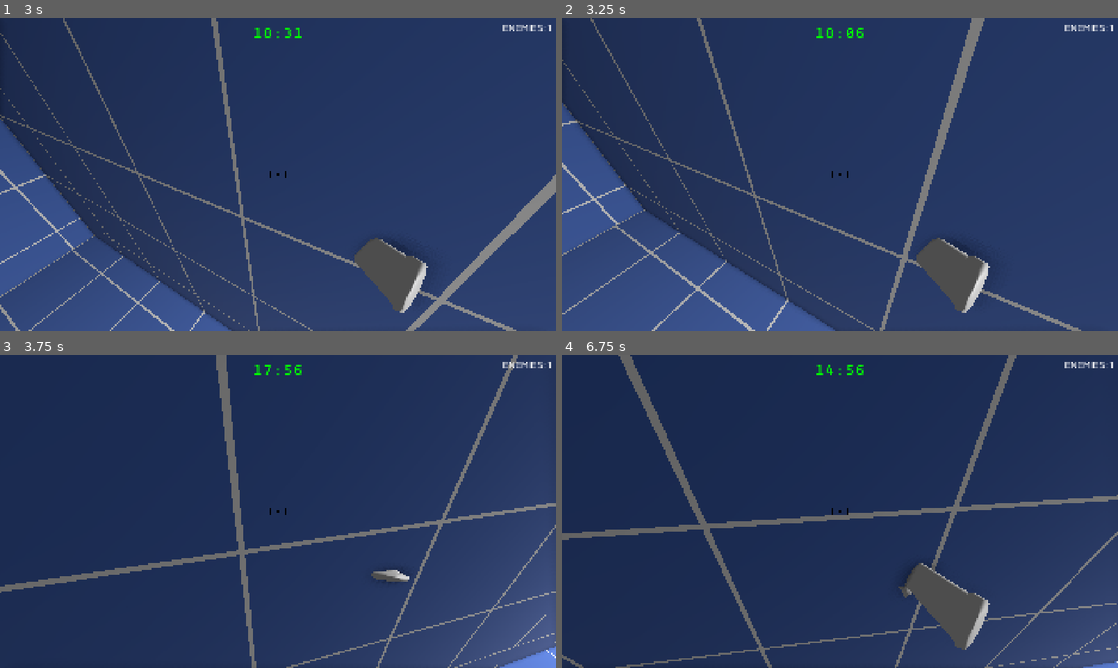
Above: before the commit, frames 1-4 (two rows, left to right).
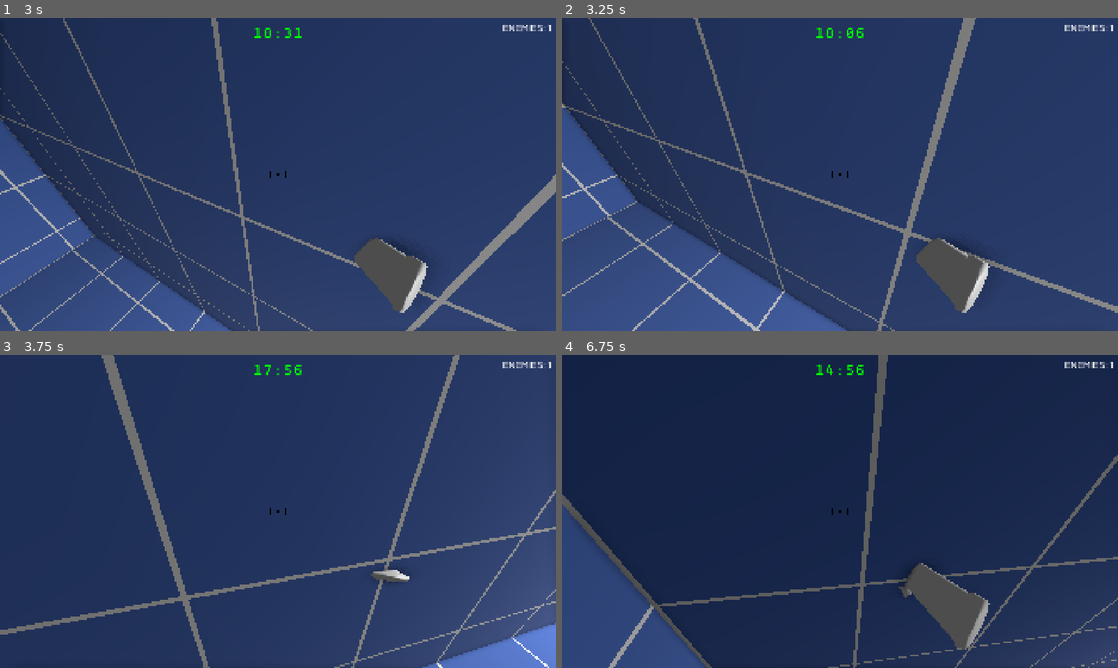
Above: after the commit, the same moments.

Repository: INV-matt/cln-jam-2026
Game: Godot game, scene res://Common/main.tscn
Same seed, same stepped clock (60 frames per second), same inputs: the game is played once before the commit and once after it.
Inputs (mouse positions are in pixels of both pictures, inside the frame that each line leads up to):
- Up to frame 1 (3 s): click "Select Level" at 0.5 s; click "Level 1" at 1.25 s; move the mouse to (305, 174) at 2.02 s; hold 2 (select_gun) 2.03-2.78 s; hold W (move_forward) from 2.03 s (still down); tap Space (jump) at 2.27 s; move the mouse to (250, 174) at 2.77 s; tap 1 (select_knife) at 2.85 s
- Up to frame 2 (3.25 s): keep holding W (move_forward); tap Space (jump) at 3.02 s
- Up to frame 3 (3.75 s): keep holding W (move_forward); move the mouse to (289, 505) at 3.52 s; press the mouse at (289, 505) at 3.53 s
- Up to frame 4 (6.75 s): keep holding W (move_forward); move the mouse to (834, 517) at 4.27 s; release the mouse at (834, 517) at 4.28 s; tap Shift (sprint) at 4.35 s; tap Space (jump) at 4.52, 5.27, 6.02 s; move the mouse to (878, 514) at 5.02 s; hold Q (toggle_weapon) 5.03-5.78 s; move the mouse to (795, 508) at 5.77 s; tap 2 (select_gun) at 5.85 s; move the mouse to (845, 511) at 6.52 s; hold 1 (select_knife) from 6.53 s (still down)

Frame 1 is identical in both runs. In frame 2, 7.3% of the frame differs, in the area x 0-100%, y 0-100%; in frame 3, 9.2%; in frame 4, 14%.

Commit message:
Modified lvl 03

Diff:
--- a/Levels/level_03.tscn
+++ b/Levels/level_03.tscn
@@ -9,17 +9,47 @@
 [ext_resource type="Shader" uid="uid://b50s4ge3tyscn" path="res://Levels/Gardens/garden0_base_plane.gdshader" id="6_5wetp"]
 [ext_resource type="PackedScene" uid="uid://dc4ednytd0whv" path="res://Weapons/bullet_pickup.tscn" id="7_p0x8g"]
 
-[sub_resource type="ShaderMaterial" id="ShaderMaterial_i7vav"]
-render_priority = 0
-shader = ExtResource("6_5wetp")
-shader_parameter/color = Color(0.91954255, 0.9195426, 0.91954255, 1)
-shader_parameter/grid_color = Color(0, 0, 0, 1)
-shader_parameter/grid_width = 0.05
-shader_parameter/grid_dim = 2.0
-shader_parameter/dimensions = Vector3(30, 50, 1)
+[sub_resource type="ShaderMaterial" id="ShaderMaterial_6wdal"]
+render_priority = 0
+shader = ExtResource("6_5wetp")
+shader_parameter/color = Color(0.30588236, 0.4509804, 0.79607844, 1)
+shader_parameter/grid_color = Color(1, 1, 1, 1)
+shader_parameter/grid_width = 0.05
+shader_parameter/grid_dim = 2.0
+shader_parameter/dimensions = Vector3(60, 40, 1)
+
+[sub_resource type="ShaderMaterial" id="ShaderMaterial_hj3xb"]
+render_priority = 0
+shader = ExtResource("6_5wetp")
+shader_parameter/color = Color(0.30588236, 0.4509804, 0.79607844, 1)
+shader_parameter/grid_color = Color(1, 1, 1, 1)
+shader_parameter/grid_width = 0.05
+shader_parameter/grid_dim = 2.0
+shader_parameter/dimensions = Vector3(24, 40, 1)
+
+[sub_resource type="ShaderMaterial" id="ShaderMaterial_armlc"]
+render_priority = 0
+shader = ExtResource("6_5wetp")
+shader_parameter/color = Color(0.30588236, 0.4509804, 0.79607844, 1)
+shader_parameter/grid_color = Color(1, 1, 1, 1)
+shader_parameter/grid_width = 0.05
+shader_parameter/grid_dim = 2.0
+shader_parameter/dimensions = Vector3(60, 24, 1)
+
+[sub_resource type="ShaderMaterial" id="ShaderMaterial_p0x8g"]
+render_priority = 0
+shader = ExtResource("6_5wetp")
+shader_parameter/color = Color(0.30588236, 0.4509804, 0.79607844, 1)
+shader_parameter/grid_color = Color(1, 1, 1, 1)
+shader_parameter/grid_width = 0.05
+shader_parameter/grid_dim = 2.0
+shader_parameter/dimensions = Vector3(60, 24, 1)
 
 [sub_resource type="StandardMaterial3D" id="StandardMaterial3D_gff3n"]
-albedo_color = Color(0.30588236, 0.4509804, 0.79607844, 1)
+albedo_color = Color(0.80801755, 0.5190456, 0.37639648, 1)
+
+[sub_resource type="StandardMaterial3D" id="StandardMaterial3D_6mfy8"]
+albedo_color = Color(0.45, 0.198, 0.29040003, 1)
 
 [node name="BaseLevel" type="Node3D" unique_id=565035297 node_paths=PackedStringArray("PlayerSpawnPosition", "EndLevelZone")]
 process_mode = 1
@@ -38,13 +68,13 @@
 unique_name_in_owner = true
 
 [node name="ShootingEnemy" parent="EnemyContainer" unique_id=395718396 instance=ExtResource("3_i7vav")]
-transform = Transform3D(1, 0, 0, 0, 1, 0, 0, 0, 1, 12, 0, 42)
+transform = Transform3D(1, 0, 0, 0, 1, 0, 0, 0, 1, 9, 10, 46)
 
 [node name="ShootingEnemy2" parent="EnemyContainer" unique_id=1612585600 instance=ExtResource("3_i7vav")]
-transform = Transform3D(1, 0, 0, 0, 1, 0, 0, 0, 1, -12, 0, 42)
+transform = Transform3D(1, 0, 0, 0, 1, 0, 0, 0, 1, -12, 5, 41)
 
 [node name="Enemy" parent="EnemyContainer" unique_id=1352805964 instance=ExtResource("4_i7vav")]
-transform = Transform3D(-1, 0, -8.742278e-08, 0, 1, 0, 8.742278e-08, 0, -1, 0, 0, 55)
+transform = Transform3D(-1, 0, -8.742278e-08, 0, 1, 0, 8.742278e-08, 0, -1, -16, 10, 23)
 
 [node name="EndLevelZone" parent="." unique_id=96569969 instance=ExtResource("3_f3lte")]
 unique_name_in_owner = true
@@ -54,103 +84,124 @@
 unique_name_in_owner = true
 
 [node name="Level" type="CSGCombiner3D" parent="LevelContainer" unique_id=1181569069]
-visible = false
-material_override = SubResource("ShaderMaterial_i7vav")
 use_collision = true
+
+[node name="CSGBox3D2" type="CSGBox3D" parent="LevelContainer/Level" unique_id=1524148254]
+transform = Transform3D(1, 0, 0, 0, 1, 0, 0, 0, 1, 0, 0, 27)
+size = Vector3(40, 0.1, 60)
+material = SubResource("ShaderMaterial_6wdal")
+
+[node name="CSGBox3D5" type="CSGBox3D" parent="LevelContainer/Level" unique_id=1663949859]
+transform = Transform3D(1, 0, 0, 0, -4.371139e-08, -1, 0, 1, -4.371139e-08, 0, 12, -3)
+size = Vector3(40, 0.1, 24)
+material = SubResource("ShaderMaterial_hj3xb")
+
+[node name="CSGBox3D4" type="CSGBox3D" parent="LevelContainer/Level" unique_id=962243904]
+transform = Transform3D(-4.371139e-08, -1, 0, 1, -4.371139e-08, 0, 0, 0, 1, 20, 12, 27)
+size = Vector3(24, 0.1, 60)
+material = SubResource("ShaderMaterial_armlc")
+
+[node name="CSGBox3D3" type="CSGBox3D" parent="LevelContainer/Level" unique_id=1744144013]
+transform = Transform3D(-4.371139e-08, 1, 0, -1, -4.371139e-08, 0, 0, 0, 1, -20, 12, 27)
+size = Vector3(24, 0.1, 60)
+material = SubResource("ShaderMaterial_p0x8g")
 
 [node name="Platforms" type="CSGCombiner3D" parent="LevelContainer" unique_id=1136842683]
 material_override = SubResource("StandardMaterial3D_gff3n")
 use_collision = true
 
-[node name="CSGBox3D2" type="CSGBox3D" parent="LevelContainer/Platforms" unique_id=1524148254]
-transform = Transform3D(1, 0, 0, 0, 1, 0, 0, 0, 1, 0, 0, 27)
-size = Vector3(40, 0.1, 60)
+[node name="CSGBox3D" type="CSGBox3D" parent="LevelContainer/Platforms" unique_id=63278759]
+transform = Transform3D(1, 0, 0, 0, 0.8660254, 0.5, 0, -0.5, 0.8660254, 6.5, 2.707, 7.493)
+size = Vector3(3, 0.2, 11.170898)
+
+[node name="CSGBox3D3" type="CSGBox3D" parent="LevelContainer/Platforms/CSGBox3D" unique_id=534452777]
+transform = Transform3D(1, 0, 0, 0, 0.8660254, -0.5, 0, 0.5, 0.8660254, 0, -0.15167856, 6.8487144)
+operation = 2
+size = Vector3(3, 1, 3)
+
+[node name="CSGBox3D2" type="CSGBox3D" parent="LevelContainer/Platforms" unique_id=495425142]
+transform = Transform3D(1, 0, 0, 0, 1, 0, 0, 0, 1, 3, 2.5, 13.5)
+size = Vector3(10, 6, 3)
+
+[node name="CSGBox3D3" type="CSGBox3D" parent="LevelContainer/Platforms/CSGBox3D2" unique_id=169448649]
+transform = Transform3D(1, 0, 0, 0, 0.8660254, 0.5, 0, -0.5, 0.8660254, 3.5, 2.853, -1.662)
+operation = 2
+size = Vector3(3, 0.2, 1)
+
+[node name="CSGBox3D3" type="CSGBox3D" parent="LevelContainer/Platforms" unique_id=1592121550]
+transform = Transform3D(1, 0, 0, 0, 1, 0, 0, 0, 1, -1, 7, 22.5)
+size = Vector3(2, 0.2, 9)
+
+[node name="CSGBox3D5" type="CSGBox3D" parent="LevelContainer/Platforms" unique_id=1589402784]
+transform = Transform3D(1, 0, 0, 0, 1, 0, 0, 0, 1, 13, 6.5, 17.5)
+size = Vector3(4, 0.2, 5)
+
+[node name="CSGBox3D9" type="CSGBox3D" parent="LevelContainer/Platforms" unique_id=1270921053]
+transform = Transform3D(-4.371139e-08, 0, 1, 0, 1, 0, -1, 0, -4.371139e-08, 18, 8.25, 16)
+size = Vector3(2, 0.2, 4)
+
+[node name="CSGBox3D6" type="CSGBox3D" parent="LevelContainer/Platforms" unique_id=1805897338]
+transform = Transform3D(1, 0, 0, 0, 1, 0, 0, 0, 1, 17, 8, 27)
+size = Vector3(2, 0.2, 4)
+
+[node name="CSGBox3D10" type="CSGBox3D" parent="LevelContainer/Platforms/CSGBox3D6" unique_id=717662862]
+transform = Transform3D(1, 0, 0, 0, 1, 0, 0, 0, 1, 0, -4.021094, 0)
+size = Vector3(0.4, 8, 0.4)
+
+[node name="CSGBox3D10" type="CSGBox3D" parent="LevelContainer/Platforms" unique_id=2126777368]
+transform = Transform3D(1, 0, 0, 0, 1, 0, 0, 0, 1, 16, 9, 35)
+size = Vector3(2, 0.2, 4)
+
+[node name="CSGBox3D10" type="CSGBox3D" parent="LevelContainer/Platforms/CSGBox3D10" unique_id=983171168]
+transform = Transform3D(1, 0, 0, 0, 1, 0, 0, 0, 1, 0, -4.521094, 0)
+size = Vector3(0.4, 9, 0.4)
+
+[node name="CSGBox3D4" type="CSGBox3D" parent="LevelContainer/Platforms" unique_id=1224441595]
+transform = Transform3D(-4.371139e-08, 0, -1, 0, 1, 0, 1, 0, -4.371139e-08, -5, 7, 26)
+size = Vector3(2, 0.2, 6)
+
+[node name="CSGBox3D7" type="CSGBox3D" parent="LevelContainer/Platforms" unique_id=158516360]
+transform = Transform3D(-4.371139e-08, 0, -1, 0, 1, 0, 1, 0, -4.371139e-08, -13, 8, 26)
+size = Vector3(2, 0.2, 4)
+
+[node name="CSGBox3D8" type="CSGBox3D" parent="LevelContainer/Platforms" unique_id=1510827467]
+transform = Transform3D(-4.371139e-08, 0, -1, 0, 1, 0, 1, 0, -4.371139e-08, -18.5, 9, 26)
+size = Vector3(2, 0.2, 3)
 
 [node name="Walls" type="CSGCombiner3D" parent="LevelContainer" unique_id=1280136303]
+material_override = SubResource("StandardMaterial3D_6mfy8")
 use_collision = true
 
-[node name="CSGCylinder3D" type="CSGCylinder3D" parent="LevelContainer/Walls" unique_id=1720009953]
-transform = Transform3D(1, 0, 0, 0, 1, 0, 0, 0, 1, 2.5, 3, 12)
-height = 6.0
-sides = 24
-
-[node name="CSGCylinder3D2" type="CSGCylinder3D" parent="LevelContainer/Walls" unique_id=1962790635]
-transform = Transform3D(1, 0, 0, 0, 1, 0, 0, 0, 1, -2.5, 3, 12)
-height = 6.0
-sides = 24
-
-[node name="CSGCylinder3D5" type="CSGCylinder3D" parent="LevelContainer/Walls" unique_id=447823517]
-transform = Transform3D(1, 0, 0, 0, 1, 0, 0, 0, 1, 2.5, 3, 25)
-height = 6.0
-sides = 24
-
-[node name="CSGCylinder3D6" type="CSGCylinder3D" parent="LevelContainer/Walls" unique_id=178433180]
-transform = Transform3D(1, 0, 0, 0, 1, 0, 0, 0, 1, -2.5, 3, 25)
-height = 6.0
-sides = 24
-
-[node name="CSGCylinder3D7" type="CSGCylinder3D" parent="LevelContainer/Walls" unique_id=1036307676]
-transform = Transform3D(1, 0, 0, 0, 1, 0, 0, 0, 1, 2.5, 3, 38)
-height = 6.0
-sides = 24
-
-[node name="CSGCylinder3D9" type="CSGCylinder3D" parent="LevelContainer/Walls" unique_id=1988322796]
-transform = Transform3D(1, 0, 0, 0, 1, 0, 0, 0, 1, 15.5, 3, 38.5)
-height = 6.0
-sides = 24
-
-[node name="CSGCylinder3D10" type="CSGCylinder3D" parent="LevelContainer/Walls" unique_id=1785720040]
-transform = Transform3D(1, 0, 0, 0, 1, 0, 0, 0, 1, 15.5, 3, 45.5)
-height = 6.0
-sides = 24
-
-[node name="CSGCylinder3D11" type="CSGCylinder3D" parent="LevelContainer/Walls" unique_id=21681865]
-transform = Transform3D(1, 0, 0, 0, 1, 0, 0, 0, 1, 2.5, 3, 45.5)
-height = 6.0
-sides = 24
-
-[node name="CSGCylinder3D12" type="CSGCylinder3D" parent="LevelContainer/Walls" unique_id=108968207]
-transform = Transform3D(1, 0, 0, 0, 1, 0, 0, 0, 1, -2.5, 3, 45.5)
-height = 6.0
-sides = 24
-
-[node name="CSGCylinder3D13" type="CSGCylinder3D" parent="LevelContainer/Walls" unique_id=881250415]
-transform = Transform3D(1, 0, 0, 0, 1, 0, 0, 0, 1, -15.5, 3, 45.5)
-height = 6.0
-sides = 24
-
-[node name="CSGCylinder3D14" type="CSGCylinder3D" parent="LevelContainer/Walls" unique_id=1731525219]
-transform = Transform3D(1, 0, 0, 0, 1, 0, 0, 0, 1, -15.5, 3, 38.5)
-height = 6.0
-sides = 24
-
-[node name="CSGCylinder3D8" type="CSGCylinder3D" parent="LevelContainer/Walls" unique_id=1126772529]
-transform = Transform3D(1, 0, 0, 0, 1, 0, 0, 0, 1, -2.5, 3, 38)
-height = 6.0
-sides = 24
-
-[node name="CSGCylinder3D15" type="CSGCylinder3D" parent="LevelContainer/Walls" unique_id=2063142782]
-transform = Transform3D(1, 0, 0, 0, 1, 0, 0, 0, 1, 2.5, 3, 57.5)
-height = 6.0
-sides = 24
-
-[node name="CSGCylinder3D16" type="CSGCylinder3D" parent="LevelContainer/Walls" unique_id=158067089]
-transform = Transform3D(1, 0, 0, 0, 1, 0, 0, 0, 1, -2.5, 3, 57.5)
-height = 6.0
-sides = 24
-
-[node name="CSGCylinder3D3" type="CSGCylinder3D" parent="LevelContainer/Walls" unique_id=1464870268]
-transform = Transform3D(1, 0, 0, 0, 1, 0, 0, 0, 1, 2.5, 3, -1.5)
-height = 6.0
-sides = 24
-
-[node name="CSGCylinder3D4" type="CSGCylinder3D" parent="LevelContainer/Walls" unique_id=1122000205]
-transform = Transform3D(1, 0, 0, 0, 1, 0, 0, 0, 1, -2.5, 3, -1.5)
-height = 6.0
-sides = 24
+[node name="CSGBox3D" type="CSGBox3D" parent="LevelContainer/Walls" unique_id=1035893846]
+transform = Transform3D(1, 0, 0, 0, 1, 0, 0, 0, 1, -4, 5, 18.5)
+size = Vector3(4, 10, 13)
+
+[node name="CSGBox3D7" type="CSGBox3D" parent="LevelContainer/Walls" unique_id=786321906]
+transform = Transform3D(1, 0, 0, 0, 1, 0, 0, 0, 1, 14, 5, 13.5)
+size = Vector3(12, 10, 3)
+
+[node name="CSGBox3D3" type="CSGBox3D" parent="LevelContainer/Walls" unique_id=192715420]
+transform = Transform3D(1, 0, 0, 0, 1, 0, 0, 0, 1, -8, 5, 23)
+size = Vector3(4, 10, 4)
+
+[node name="CSGBox3D5" type="CSGBox3D" parent="LevelContainer/Walls" unique_id=54050429]
+transform = Transform3D(1, 0, 0, 0, 1, 0, 0, 0, 1, -18, 5, 23)
+size = Vector3(4, 10, 4)
+
+[node name="CSGBox3D6" type="CSGBox3D" parent="LevelContainer/Walls" unique_id=917027828]
+transform = Transform3D(1, 0, 0, 0, 1, 0, 0, 0, 1, -13, 8, 23)
+size = Vector3(6, 4, 4)
+
+[node name="CSGBox3D2" type="CSGBox3D" parent="LevelContainer/Walls" unique_id=1952848481]
+transform = Transform3D(1, 0, 0, 0, 1, 0, 0, 0, 1, -12, 2.5, 41)
+size = Vector3(4, 5, 4)
+
+[node name="CSGBox3D4" type="CSGBox3D" parent="LevelContainer/Walls" unique_id=505104083]
+transform = Transform3D(1, 0, 0, 0, 1, 0, 0, 0, 1, 9, 5, 46)
+size = Vector3(2, 10, 2)
 
 [node name="BulletPickup" parent="LevelContainer" unique_id=161911559 instance=ExtResource("7_p0x8g")]
-transform = Transform3D(1, 0, 0, 0, 1, 0, 0, 0, 1, 11.772818, 0, 0)
+transform = Transform3D(1, 0, 0, 0, 1, 0, 0, 0, 1, 16, 9.2, 36)
 
 [node name="Env" type="WorldEnvironment" parent="." unique_id=677469241]
 environment = ExtResource("4_gff3n")
--- a/Player/player.gd
+++ b/Player/player.gd
@@ -5,8 +5,8 @@
 @export_group("Jump Settings")
 @export var JUMP_VELOCITY: float = 5.1 # v^2 = 2gh -> 5
 @export var AUTO_BHOP: bool = true
-@export var JUMP_GRACE_FRAMES: int = 12
-@export var COYOTE_FRAMES: int = 12
+@export var JUMP_GRACE_FRAMES: int = 6
+@export var COYOTE_FRAMES: int = 6
 
 @export_group("Ground Movement Settings")
 @export var WALK_SPEED: float = 10.
